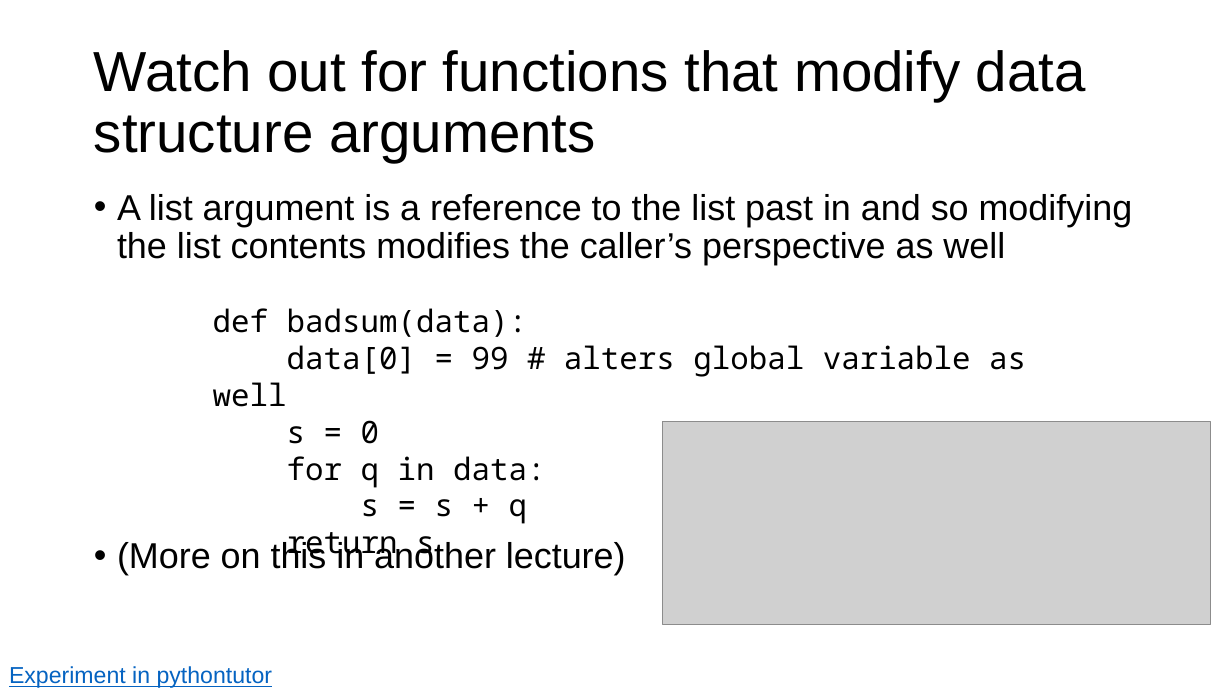
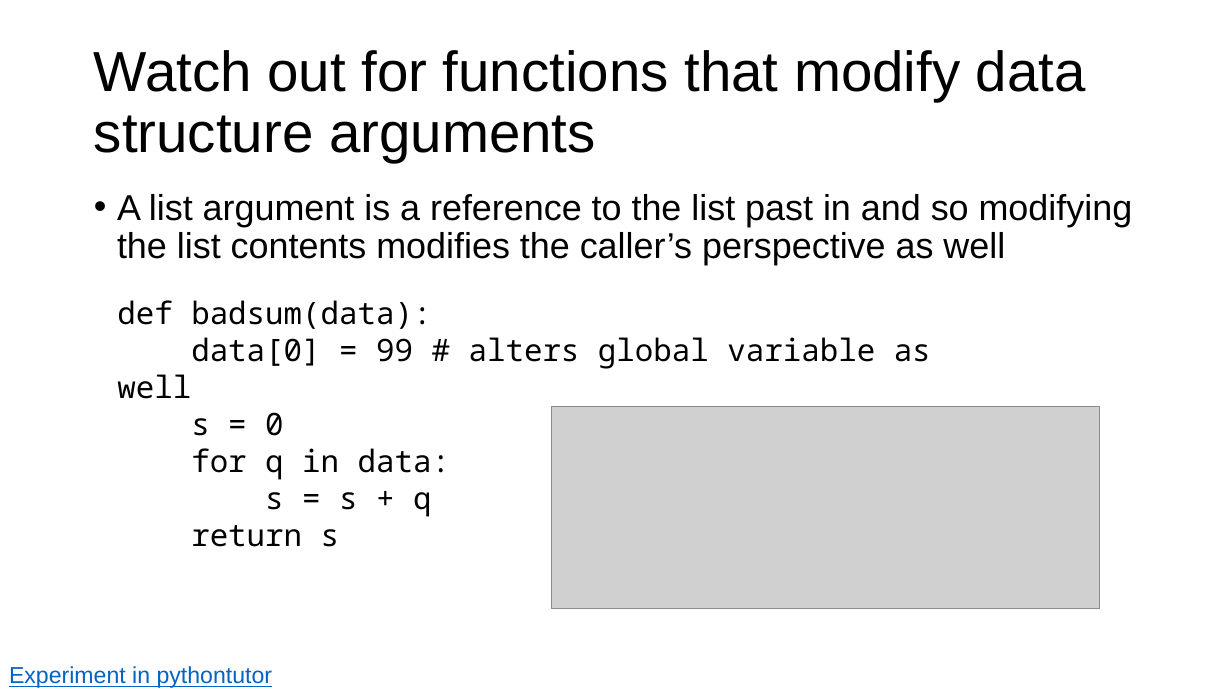
Before and after one commit to parrt/msds501, a slide deck: slide 23 of slides/functions.pptx (slide 22 before the commit). Drawn at 1232x693 pixels with LibreOffice and Linux fonts; fonts in the diff are those of the drawing; grey boxes stand for pictures; background and template pictures are left out. Boxes give left, top, right and bottom in pixels: in the first picture for what was removed or moved away, otherwise in the second. Text is boxed around its words. In the diff, an @@ line names an element or a change of style, - is before the commit and + after.

```diff
--- a/slides/functions.pptx
+++ b/slides/functions.pptx
@@ text "def badsum(data):": place and size @@
-text "def badsum(data):" at (213,308,1026,524)
+text "def badsum(data):" at (117,300,931,517)
@@ picture: place and size @@
-picture at (663,421,1211,624)
+picture at (552,407,1100,609)
@@ text at (117,540,626,575): paragraph removed @@
-• (More on this in another lecture)
```
Also in this commit, not shown: 1 slide added, 5 other files.
